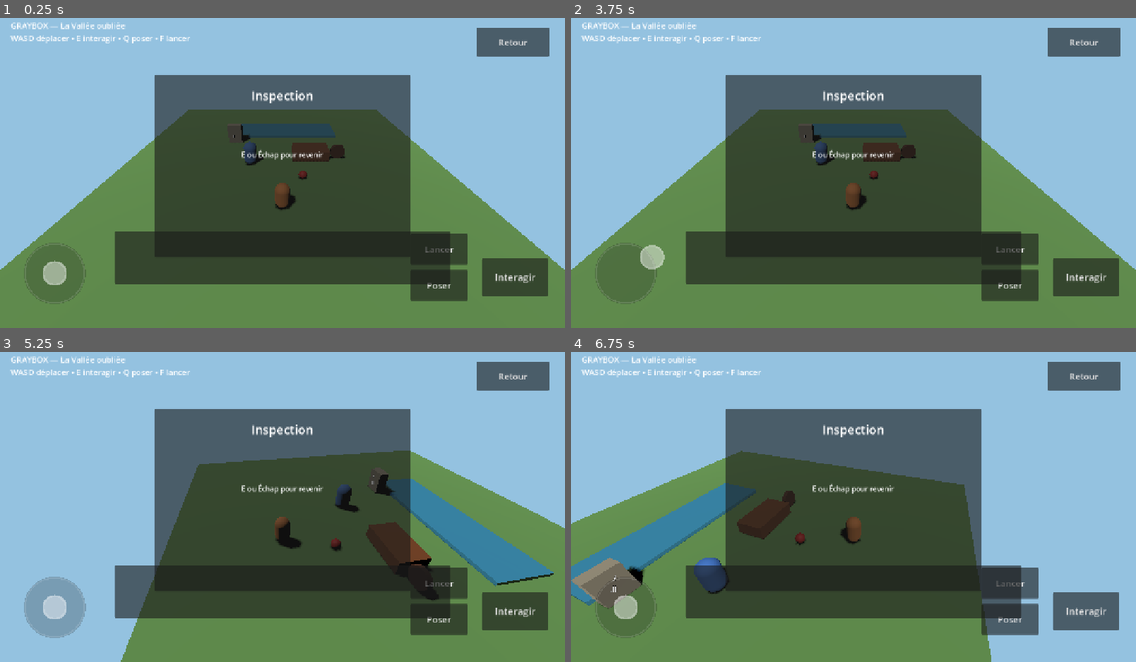
Above: before the commit, frames 1-4 (two rows, left to right).
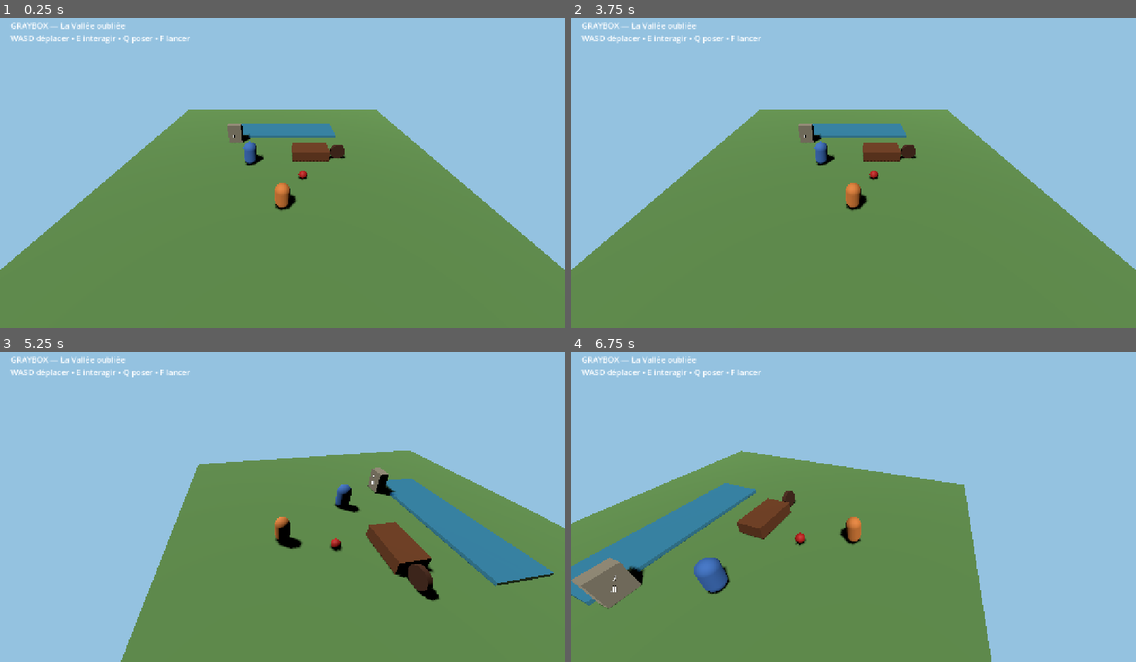
Above: after the commit, the same moments.

Repository: u2987920406-rgb/Grimoire
Game: Godot game, scene res://adventures/forgotten_valley/scenes/bootstrap.tscn
The game is run twice, just before and just after one commit, with the same random seed, the same clock (stepped at 60 frames per second) and the same inputs.
Inputs (mouse positions are in pixels of both pictures, inside the frame that each line leads up to):
- Up to frame 1 (0.25 s): no input
- Up to frame 2 (3.75 s): click (1085, 278) at 0.5 s, where only the run before the commit has a clickable "Interagir"; click (1011, 284) at 1.25 s, where only the run before the commit has a clickable "Poser"; click (1011, 250) at 2 s, where only the run before the commit has a clickable "Lancer"; click (1085, 42) at 2.75 s, where only the run before the commit has a clickable "Retour"; tap Enter at 3.5 s; drag from (627, 272) to (910, 98) at 3.52 s
- Up to frame 3 (5.25 s): drag from (169, 519) to (254, 565) at 4.27 s; tap Space at 5 s; move the mouse to (339, 432) at 5.02 s; hold D (move_right) from 5.03 s (still down); hold F (throw_object) from 5.03 s (still down)
- Up to frame 4 (6.75 s): release D (move_right) at 5.75 s; release F (throw_object) at 5.75 s; drag from (825, 565) to (684, 457) at 5.77 s; tap Enter at 6.5 s; move the mouse to (1023, 550) at 6.52 s; hold A (move_left) from 6.53 s (still down); hold E (interact) from 6.53 s (still down)

The runs differ from the first frame. In frame 1, 38% of the frame differs, in the area x 4-98%, y 3-93%; in frame 2, 38%; in frame 3, 38%; in frame 4, 38%.
Error before the commit: Trying to assign value of type 'Control' to a variable of type 'VirtualJoystick'. (res://adventures/forgotten_valley/scripts/bootstrap.gd:11)

Commit message:
fix(input): use Grimoire virtual joystick type

Diff:
--- a/adventures/forgotten_valley/scripts/bootstrap.gd
+++ b/adventures/forgotten_valley/scripts/bootstrap.gd
@@ -8,7 +8,7 @@
 @onready var inspection_title: Label = $UI/InspectionPanel/Margin/VBox/Title
 @onready var inspection_detail: Label = $UI/InspectionPanel/Margin/VBox/Detail
 @onready var touch_controls: Control = $UI/TouchControls
-@onready var joystick: VirtualJoystick = $UI/TouchControls/VirtualJoystick
+@onready var joystick: GrimoireVirtualJoystick = $UI/TouchControls/VirtualJoystick
 @onready var interact_button: Button = $UI/TouchControls/InteractButton
 @onready var drop_button: Button = $UI/TouchControls/DropButton
 @onready var throw_button: Button = $UI/TouchControls/ThrowButton
